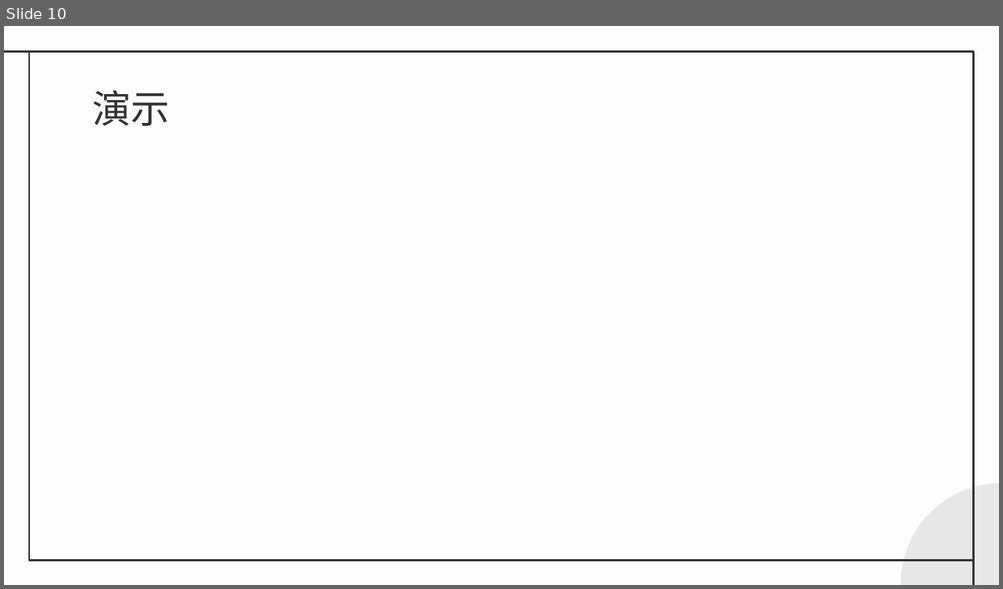
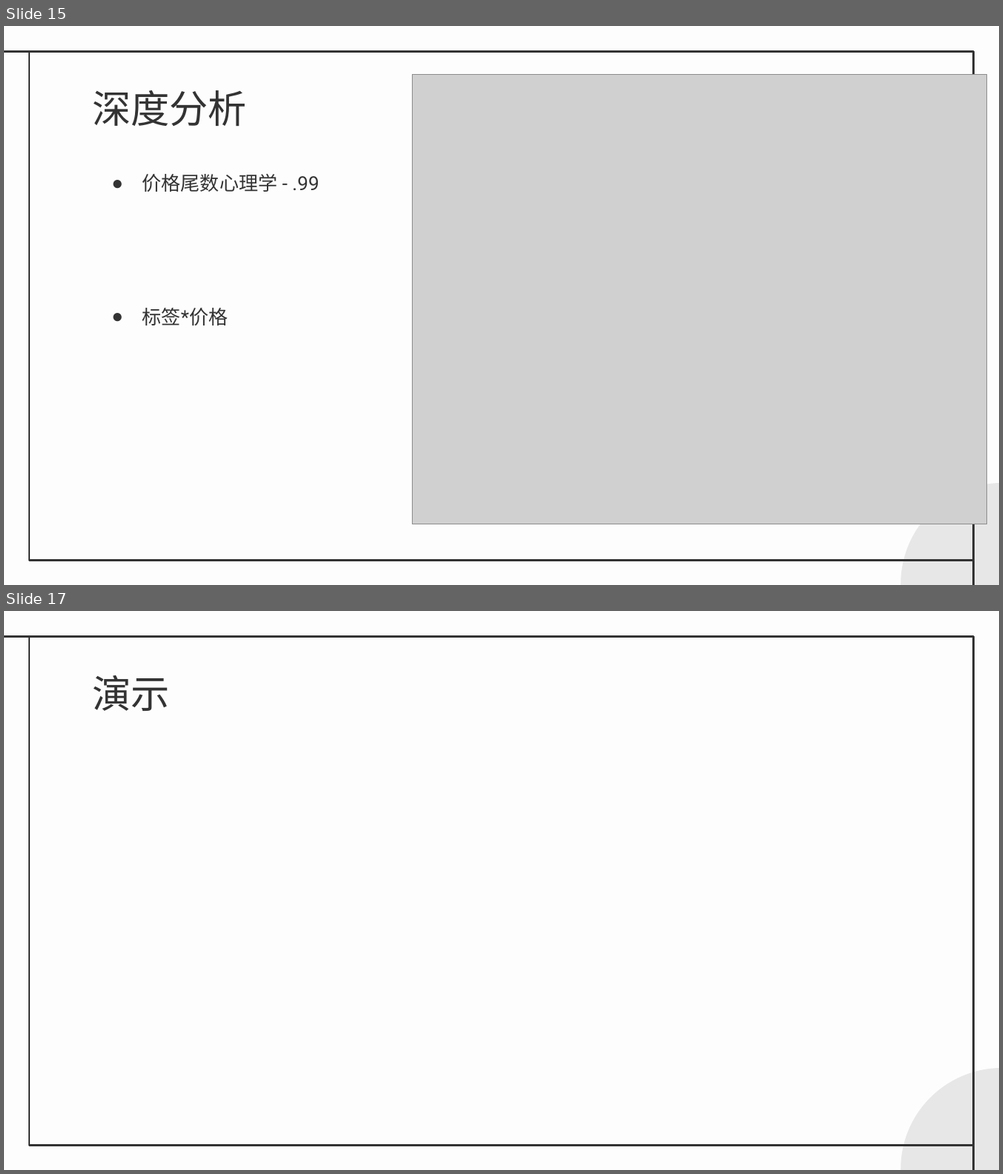
Before and after one commit to sky888galaxy/steam-spider, a slide deck: docs/答辩.pptx. Shown one above the other, each under a label of ours: slide 10 before the commit, slides 15 and 17 after it; the slides between them are not shown. The pictures are 1003x589 and 1003x1174 pixels, drawn with LibreOffice and Linux fonts; fonts in the diff are those of the drawing; grey boxes stand for pictures. Boxes give left, top, right and bottom in pixels: in the first picture for what was removed or moved away, otherwise in the second. Text is boxed around its words. In the diff, an @@ line names an element or a change of style, - is before the commit and + after.

```diff
--- a/docs/答辩.pptx
+++ b/docs/答辩.pptx
@@ slide 15 added at <box>4,26,999,585</box>, background #FDFDFD; not listed: 4 template elements that a slide beside it also shows @@
@@ title added at <box>92,90,247,126</box>, 28 pt, text #333333 @@
+深度分析
@@ picture added at <box>412,75,987,526</box> @@
@@ text added at <box>142,174,318,326</box>, 14 pt, text #333333 @@
+● 价格尾数心理学 - .99
+● 标签*价格
@@ what was slide 10 is now slide 17 @@
```
Also in this commit, not shown: 8 slides changed, 9 other slides added, 2 slides removed, 3 other files.
